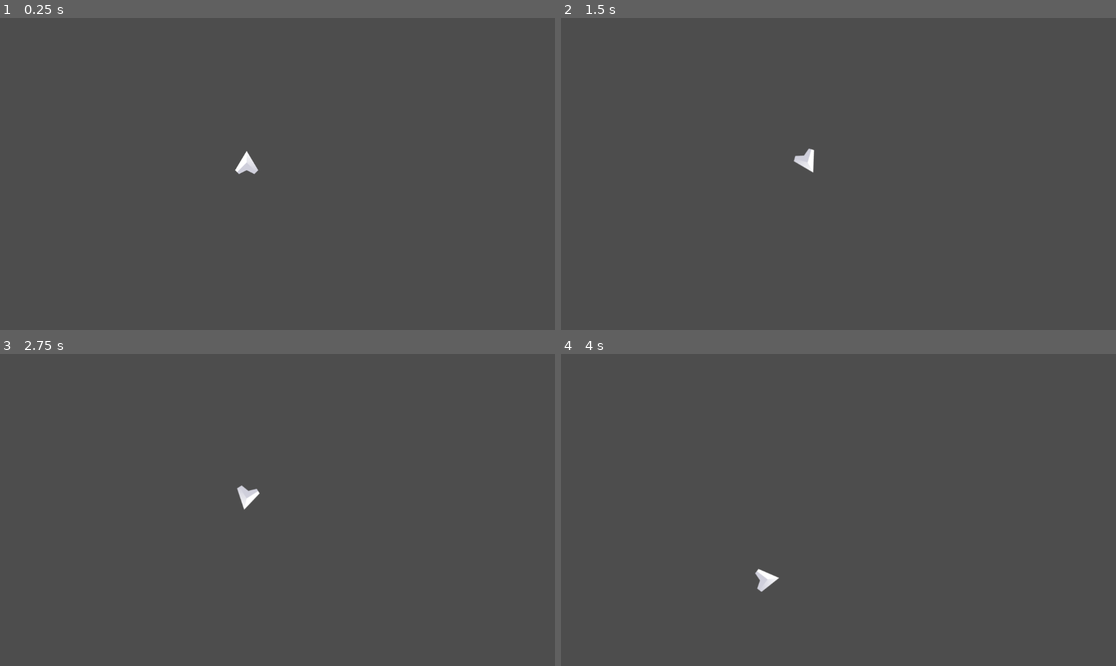
Above: before the commit, frames 1-4 (two rows, left to right).
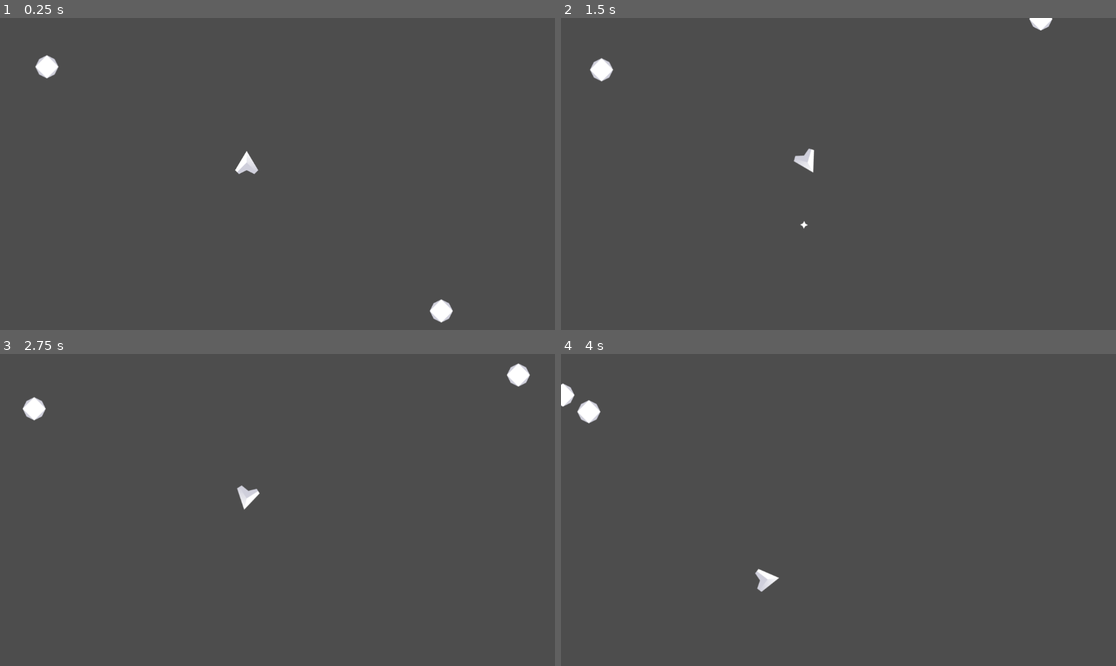
Above: after the commit, the same moments.

Repository: ThomNichol/Space-Shooter
Game: Godot game, scene res://game.tscn
Two runs of this game, one before a commit and one after it. Both use one fixed random seed, a clock stepped at 60 frames per second and the inputs below.
Inputs:
- Up to frame 1 (0.25 s): no input
- Up to frame 2 (1.5 s): hold D (Right) 0.53-1.28 s; tap Space (Shoot, bound only after the commit) at 0.6, 1.35 s; hold A (Left) from 1.28 s (still down)
- Up to frame 3 (2.75 s): release A (Left) at 2.03 s; hold D (Right) from 2.03 s (still down); tap Space (Shoot, bound only after the commit) at 2.1 s
- Up to frame 4 (4 s): release D (Right) at 2.78 s; hold W (Forward) 2.78-3.53 s; tap Space (Shoot, bound only after the commit) at 2.85, 3.6 s; hold A (Left) from 3.53 s (still down)

The runs differ from the first frame. In frame 1, 0.4% of the frame differs, in the area x 6-82%, y 11-98%; in frame 2, 0.4%; in frame 3, 0.4%, in the area x 4-96%, y 2-22%; in frame 4, 0.4%.

Commit message:
Completes part 2

Diff:
--- /dev/null
+++ b/Asteroid.gd
@@ -0,0 +1,11 @@
+extends CharacterBody2D
+
+var initial_speed = 3.0
+
+func _ready():
+	velocity = Vector2(0,initial_speed*randf()).rotated(2*PI*randf())
+
+func _physics_process(_delta):
+	move_and_slide()
+	position.x = wrapf(position.x, 0, 1152)
+	position.y = wrapf(position.y, 0, 648)
--- /dev/null
+++ b/Asteroid/Asteroid.gd
@@ -0,0 +1,11 @@
+extends CharacterBody2D
+
+var initial_speed = 100.0
+
+func _ready():
+	velocity = Vector2(0,initial_speed*randf()).rotated(2*PI*randf())
+
+func _physics_process(_delta):
+	move_and_slide()
+	position.x = wrapf(position.x, 0, 1152)
+	position.y = wrapf(position.y, 0, 648)
--- /dev/null
+++ b/Asteroid/asteroid.tscn
@@ -0,0 +1,13 @@
+[gd_scene load_steps=3 format=3 uid="uid://b5hc2iryi1kop"]
+
+[ext_resource type="Script" path="res://Asteroid/Asteroid.gd" id="1_bjsup"]
+[ext_resource type="Texture2D" uid="uid://cte1skk8b2p0x" path="res://Assets/Meteor.png" id="2_vupse"]
+
+[node name="Asteroid" type="CharacterBody2D"]
+script = ExtResource("1_bjsup")
+
+[node name="Sprite2D" type="Sprite2D" parent="."]
+texture = ExtResource("2_vupse")
+
+[node name="CollisionPolygon2D" type="CollisionPolygon2D" parent="."]
+polygon = PackedVector2Array(21, -17.3, 21, -14.3, 29.1, 4, 26.3, 4, 20.3, 18, 18.6, 18, 2.6, 28, -2.5, 28, -21, 17.1, -21, 14.3, -29.1, -4, -26.2, -4, -17.2, -21, -14.5, -21, -4, -26.2, -4, -29.2)
--- /dev/null
+++ b/Player/Bullet.gd
@@ -0,0 +1,22 @@
+extends Area2D
+
+
+var speed = 10
+var damage = 1.0
+var velocity = Vector2.ZERO
+
+
+func _ready():
+	velocity = Vector2(0,-speed).rotated(rotation)
+
+
+func _physics_process(_delta):
+	position = position + velocity
+
+
+func _on_body_entered(_body):
+	queue_free()
+
+
+func _on_timer_timeout():
+	queue_free()
--- a/Player/Player.gd
+++ b/Player/Player.gd
@@ -4,20 +4,36 @@
 var speed = 5
 var max_speed = 400
 var rotate_speed = 0.08
+var nose = Vector2(0,-60)
+var Bullet = load("res://Player/bullet.tscn")
 
-
-func _physics_process(delta):
+func get_input():
+	var to_return = Vector2.ZERO
+	$Exhaust.hide()
+	if Input.is_action_pressed("Forward"):
+		to_return += Vector2(0,-1)
+		$Exhaust.show()
 	if Input.is_action_pressed("Left"):
 		rotation -= rotate_speed
 	if Input.is_action_pressed("Right"):
 		rotation += rotate_speed
-	if Input.is_action_pressed("Forward"):
-		velocity = velocity + Vector2(0,-speed).rotated(rotation)
+	return to_return.rotated(rotation)
+
+
+func _physics_process(_delta):
+	velocity += get_input()*speed
+	velocity = velocity.normalized() * clamp(velocity.length(), 0, max_speed)
 
 	position.x = wrapf(position.x, 0, 1152)
 	position.y = wrapf(position.y, 0, 648)
 	velocity = velocity.normalized() * clamp(velocity.length(), 0, max_speed)
 
+	move_and_slide()
 
-
-	move_and_slide()
+	if Input.is_action_just_pressed("Shoot"):
+		var bullet = Bullet.instantiate()
+		bullet.position = position + nose.rotated(rotation)
+		bullet.rotation = rotation
+		var Effects = get_node_or_null("/root/Game/Effects")
+		if Effects != null:
+			Effects.add_child(bullet)
--- /dev/null
+++ b/Player/bullet.tscn
@@ -0,0 +1,24 @@
+[gd_scene load_steps=4 format=3 uid="uid://clbs08ix75rtq"]
+
+[ext_resource type="Script" path="res://Player/Bullet.gd" id="1_d3nlm"]
+[ext_resource type="Texture2D" uid="uid://b1n8qvtgs1k7f" path="res://Assets/Bullet.png" id="2_2w0d8"]
+
+[sub_resource type="CircleShape2D" id="CircleShape2D_4xvi1"]
+radius = 12.0
+
+[node name="Bullet" type="Area2D"]
+script = ExtResource("1_d3nlm")
+
+[node name="Sprite2D" type="Sprite2D" parent="."]
+texture = ExtResource("2_2w0d8")
+
+[node name="CollisionShape2D" type="CollisionShape2D" parent="."]
+shape = SubResource("CircleShape2D_4xvi1")
+
+[node name="Timer" type="Timer" parent="."]
+wait_time = 2.0
+one_shot = true
+autostart = true
+
+[connection signal="body_entered" from="." to="." method="_on_body_entered"]
+[connection signal="timeout" from="Timer" to="." method="_on_timer_timeout"]
--- /dev/null
+++ b/Player/player.tscn
@@ -0,0 +1,21 @@
+[gd_scene load_steps=4 format=3 uid="uid://ml3p5jyi40o3"]
+
+[ext_resource type="Script" path="res://Player/Player.gd" id="1_xxjwp"]
+[ext_resource type="Texture2D" uid="uid://dpxnvqru2417u" path="res://Assets/Exhaust.png" id="2_uamqu"]
+[ext_resource type="Texture2D" uid="uid://rniudvfk7qrs" path="res://Assets/Player.png" id="3_7rrei"]
+
+[node name="Player" type="CharacterBody2D"]
+position = Vector2(512, 300)
+script = ExtResource("1_xxjwp")
+metadata/_edit_group_ = true
+
+[node name="Exhaust" type="Sprite2D" parent="."]
+visible = false
+position = Vector2(0, 50)
+texture = ExtResource("2_uamqu")
+
+[node name="Sprite2D" type="Sprite2D" parent="."]
+texture = ExtResource("3_7rrei")
+
+[node name="CollisionPolygon2D" type="CollisionPolygon2D" parent="."]
+polygon = PackedVector2Array(5, -25.2, 5, -22.5, 28.3, 17, 27.2, 19, 25.9, 19, 17.9, 28, 13.6, 28, -0.700001, 21.7, -19, 29, -19, 25.9, -28, 17.9, -28, 14.4, -3, -25.6, -3, -29.2)
--- a/game.tscn
+++ b/game.tscn
@@ -1,17 +1,18 @@
 [gd_scene load_steps=3 format=3 uid="uid://ddaheowgfcnf1"]
 
-[ext_resource type="Script" path="res://Player/Player.gd" id="1_0ej4u"]
-[ext_resource type="Texture2D" uid="uid://rniudvfk7qrs" path="res://Assets/Player.png" id="1_a2hdl"]
+[ext_resource type="PackedScene" uid="uid://ml3p5jyi40o3" path="res://Player/player.tscn" id="1_kh6f2"]
+[ext_resource type="PackedScene" uid="uid://b5hc2iryi1kop" path="res://Asteroid/asteroid.tscn" id="2_844g0"]
 
-[node name="Node2D" type="Node2D"]
+[node name="Game" type="Node2D"]
 
-[node name="Player" type="CharacterBody2D" parent="."]
-position = Vector2(512, 300)
-script = ExtResource("1_0ej4u")
-metadata/_edit_group_ = true
+[node name="Player" parent="." instance=ExtResource("1_kh6f2")]
 
-[node name="Sprite2D" type="Sprite2D" parent="Player"]
-texture = ExtResource("1_a2hdl")
+[node name="Asteroid_Container" type="Node2D" parent="."]
 
-[node name="CollisionPolygon2D" type="CollisionPolygon2D" parent="Player"]
-polygon = PackedVector2Array(5, -25.2, 5, -22.5, 28.3, 17, 27.2, 19, 25.9, 19, 17.9, 28, 13.6, 28, -0.700001, 21.7, -19, 29, -19, 25.9, -28, 17.9, -28, 14.4, -3, -25.6, -3, -29.2)
+[node name="Asteroid" parent="Asteroid_Container" instance=ExtResource("2_844g0")]
+position = Vector2(100, 100)
+
+[node name="Asteroid2" parent="Asteroid_Container" instance=ExtResource("2_844g0")]
+position = Vector2(900, 600)
+
+[node name="Effects" type="Node2D" parent="."]
--- a/global.gd
+++ b/global.gd
@@ -1,7 +1,8 @@
 extends Node
 
+func _ready():
+	randomize()
 
-
-func _process(delta):
+func _process(_delta):
 	if Input.is_action_pressed("Quit"):
 		get_tree().quit()
--- a/project.godot
+++ b/project.godot
@@ -41,3 +41,8 @@
 "events": [Object(InputEventKey,"resource_local_to_scene":false,"resource_name":"","device":-1,"window_id":0,"alt_press …(182 unchanged characters)…
 ]
 }
+Shoot={
+"deadzone": 0.5,
+"events": [Object(InputEventKey,"resource_local_to_scene":false,"resource_name":"","device":-1,"window_id":0,"alt_pressed":false,"shift_pressed":false,"ctrl_pressed":false,"meta_pressed":false,"pressed":false,"keycode":0,"physical_keycode":32,"key_label":0,"unicode":32,"echo":false,"script":null)
+]
+}
